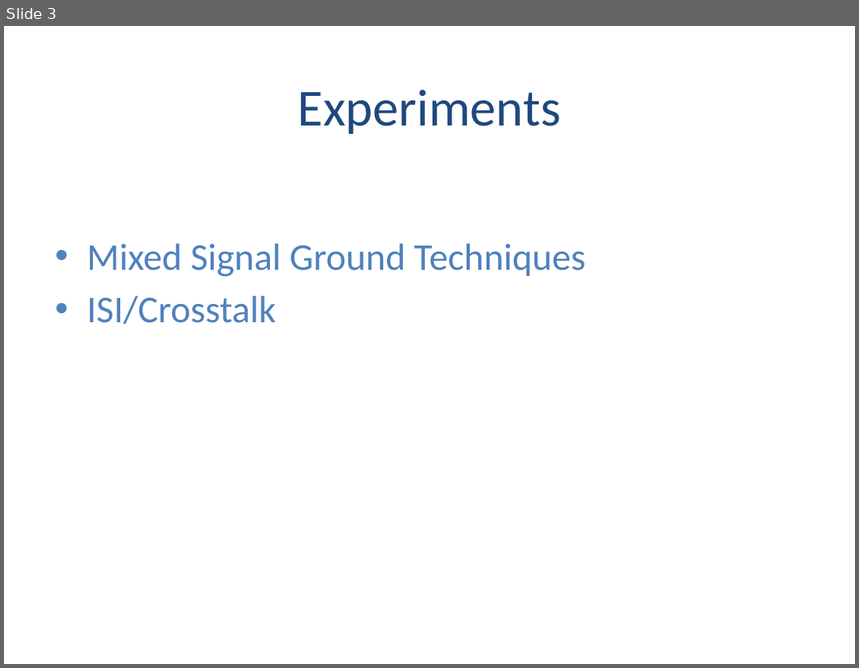
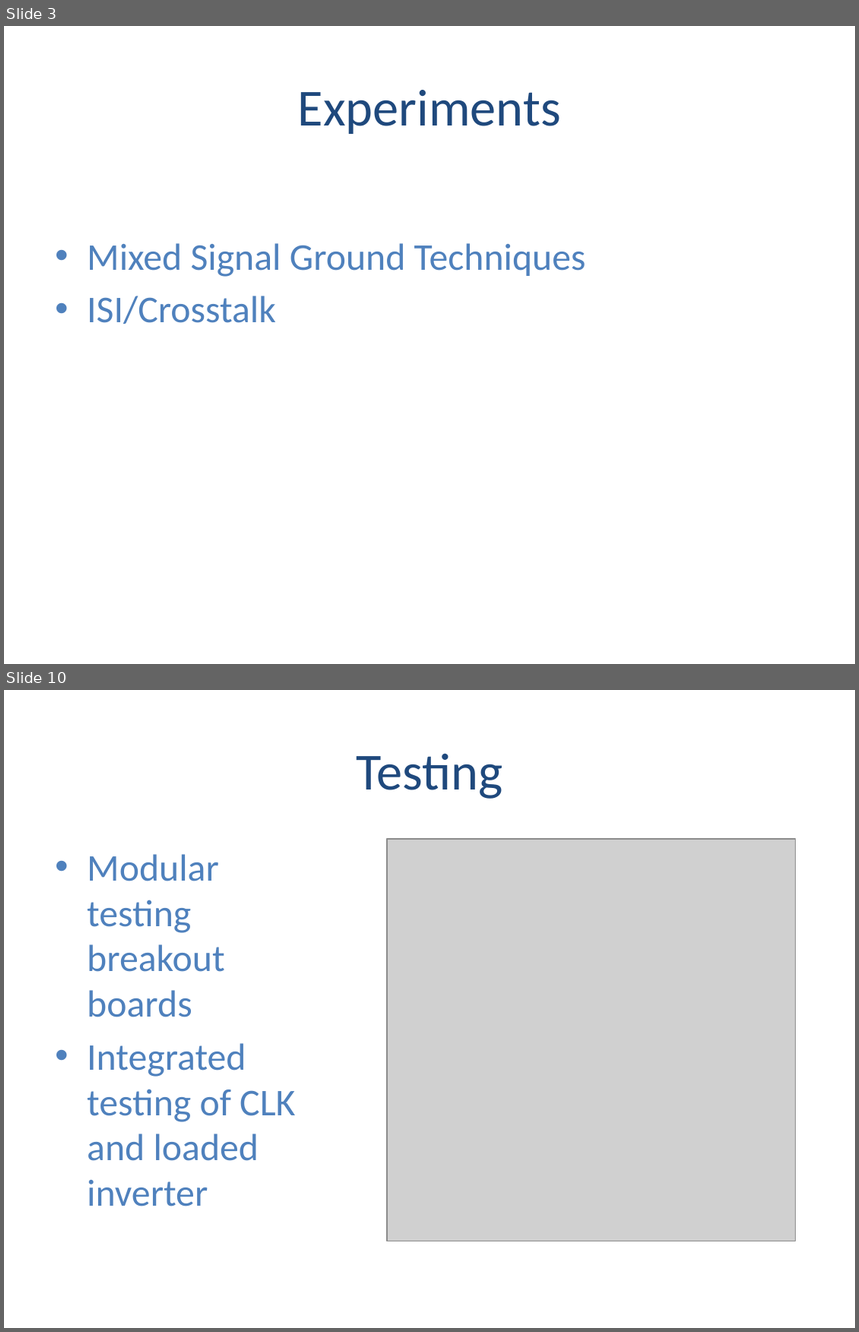
Before and after one commit to BrandonTowell/Capstone-Team-12, a slide deck: Documentation/T12 Final Presentation.pptx. Shown one above the other, each under a label of ours: slide 3 before the commit, slides 3 and 10 after it; the slides between them are not shown. The pictures are 859x668 and 859x1332 pixels, drawn with LibreOffice and Linux fonts; fonts in the diff are those of the drawing; grey boxes stand for pictures. Boxes give left, top, right and bottom in pixels: in the first picture for what was removed or moved away, otherwise in the second. Text is boxed around its words. In the diff, an @@ line names an element or a change of style, - is before the commit and + after.

```diff
--- a/Documentation/T12 Final Presentation.pptx
+++ b/Documentation/T12 Final Presentation.pptx
@@ slide 10 added at (4,690,855,1328), background #FFFFFF @@
@@ title added at (356,753,503,799), 44 pt, text #1F497D @@
+Testing
@@ picture added at (387,839,796,1241) @@
@@ text added at (87,854,295,1207), 32 pt, text #4F81BD @@
+• Modular testing breakout boards
+• Integrated testing of CLK and loaded inverter
```
Also in this commit, not shown: 8 slides changed, 3 other slides added, 4 slides removed.
